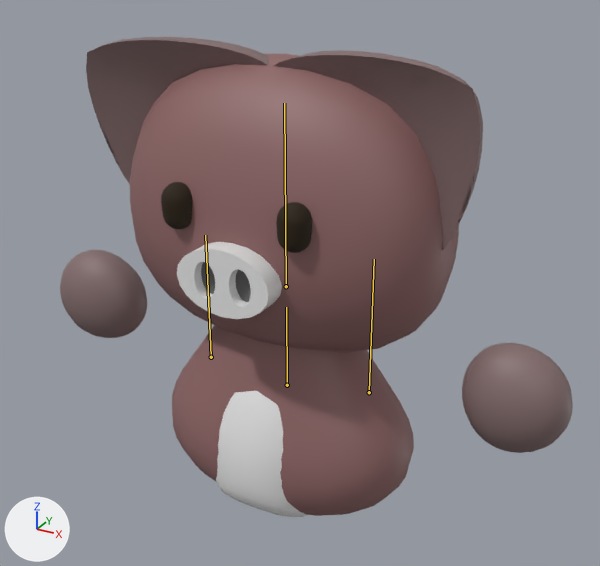
Two versions of the FBX model game_client/model/blackpig.fbx, one commit apart.
One viewpoint serves both versions: a 50 mm camera at (0.0475, -0.083, 0.0738) aimed at (0.003, -0.0022, 0.0334). The lights are fixed; the arrows at lower left show +X, +Y and +Z. The bones that change are drawn over the model as lines.

In view in the first picture: 'body', 'face', 'l_ear', 'l_eye', 'l_hand', 'l_nose_color', 'nose', 'r_ear', 'r_eye', 'r_hand', 'r_nose_color', 'stomach'.
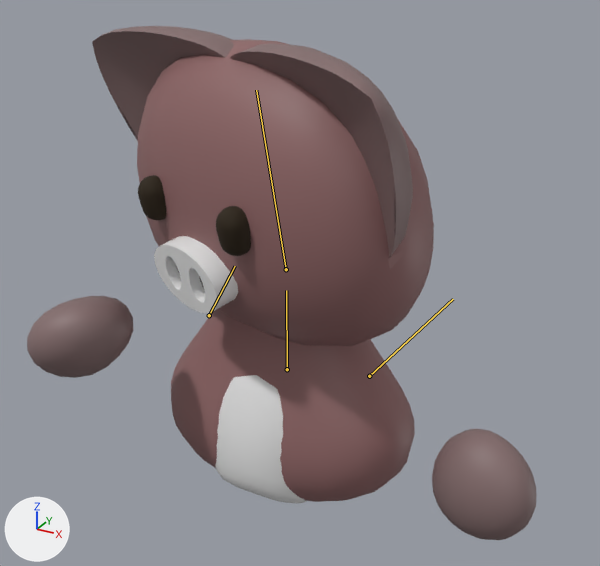
The newer file adds an action. The first version stands in its rest pose; the second is drawn at frame 76 of the action 'anim_Clip3'.

What differs and where, as boxes [x1, y1, x2, y2] in the pictures (600 x 566 px):
'face', posed (10% narrower): before [130, 54, 459, 352]; after [137, 39, 434, 346]
'body', posed: before [172, 325, 414, 516]; after [171, 309, 415, 502]
'l_ear', no longer drawn (brown): before [274, 50, 483, 250]
'blackpig:l_eargroup1', now drawn: after [229, 43, 413, 258]
'r_ear', no longer drawn (brown): before [86, 37, 269, 184]
'l_hand', no longer drawn: before [462, 343, 573, 453]
'blackpig:group1l_hand', now drawn: after [432, 429, 536, 540]
'stomach', posed: before [216, 391, 307, 517]; after [215, 375, 306, 503]
'blackpig:group1r_ear', now drawn (brown): after [92, 26, 234, 141]
'blackpig:group1r_hand', now drawn: after [27, 296, 133, 378]
'r_hand', no longer drawn: before [60, 250, 147, 338]
'nose', no longer drawn: before [177, 242, 282, 319]
'blackpig:group1nose', now drawn: after [154, 236, 238, 313]
'l_eye', no longer drawn (black): before [276, 202, 312, 253]
'blackpig:group1l_eye', now drawn (black): after [216, 206, 251, 256]
'r_eye', no longer drawn (black): before [161, 182, 192, 229]
'blackpig:group1r_eye', now drawn: after [138, 175, 167, 220]
'l_nose_color', no longer drawn: before [235, 270, 251, 302]
'r_nose_color', no longer drawn: before [201, 262, 215, 294]
'blackpig:group1l_nose_color', now drawn: after [199, 276, 204, 289]
bone 'j_stomach', root to tip: before (287, 385) to (286, 307); after (287, 369) to (286, 290)
bone 'j_l_arm', root to tip: before (369, 392) to (374, 259); after (369, 376) to (453, 299)
bone 'j_r_arm', root to tip: before (211, 357) to (205, 235); after (209, 315) to (235, 266)
bone 'j_neck', root to tip: before (286, 286) to (284, 103); after (286, 269) to (256, 90)

Patch to the scene script:
```diff
--- a/game_client/model/blackpig.fbx.py
+++ b/game_client/model/blackpig.fbx.py
@@ bone_j_stomach @@
 bone_j_stomach = bpy.data.objects['Armature'].pose.bones['j_stomach']
-bone_j_stomach.location = (0.0, 0.0, 0.0)
+bone_j_stomach.location = (0.0, 0.23, 0.0)
@@ bone_j_l_arm @@
 bone_j_l_arm = bpy.data.objects['Armature'].pose.bones['j_l_arm']  # child of 'j_stomach'
-bone_j_l_arm.rotation_quaternion = (1.0, 0.0, 0.0, 0.0)  # degrees (0, 0, 0)
+bone_j_l_arm.rotation_quaternion = (0.936, 0.044, -0.126, -0.326)  # degrees (10, -12, -39)
@@ bone_j_r_arm @@
 bone_j_r_arm = bpy.data.objects['Armature'].pose.bones['j_r_arm']  # child of 'j_stomach'
-bone_j_r_arm.location = (0.0, 0.0, 0.0)
-bone_j_r_arm.rotation_quaternion = (1.0, 0.0, 0.0, 0.0)  # degrees (0, 0, 0)
+bone_j_r_arm.location = (0.0, 0.4, 0.0)
+bone_j_r_arm.rotation_quaternion = (0.832, 0.36, 0.388, -0.168)  # degrees (47, 50, 0)
@@ bone_j_neck @@
 bone_j_neck = bpy.data.objects['Armature'].pose.bones['j_neck']  # child of 'j_stomach'
-bone_j_neck.rotation_quaternion = (1.0, 0.0, 0.0, 0.0)  # degrees (0, 0, 0)
+bone_j_neck.rotation_quaternion = (0.982, 0.088, -0.167, 0.015)  # degrees (10, -19, 0)
```
